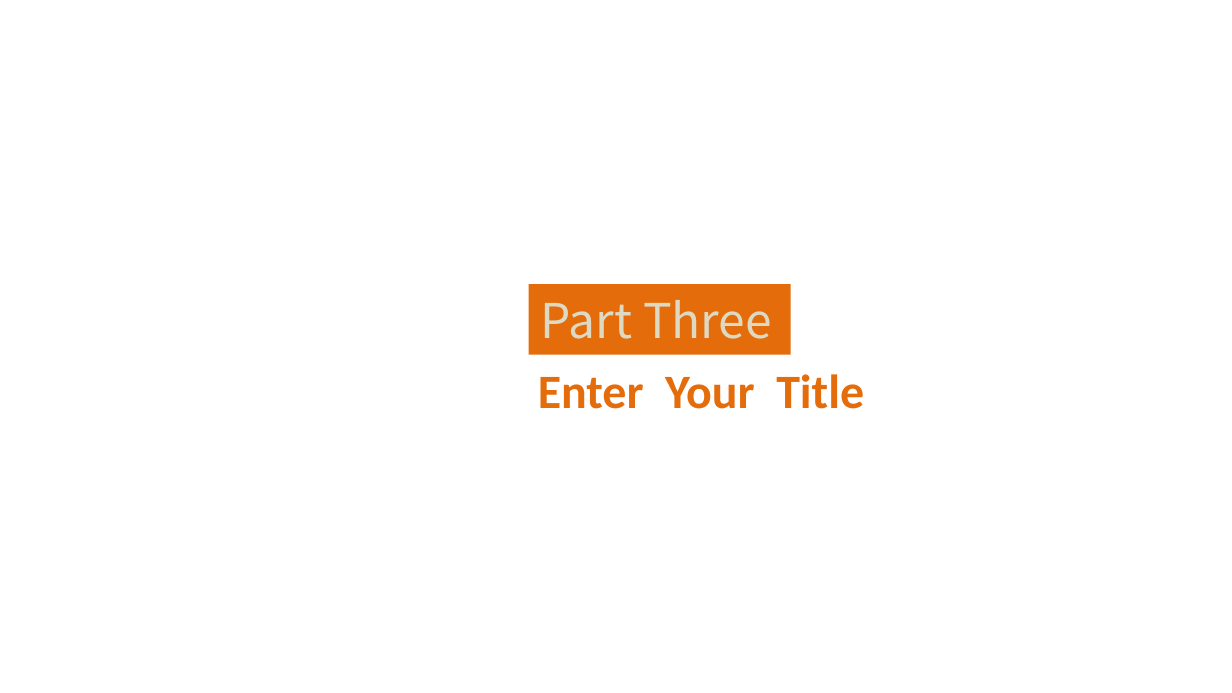
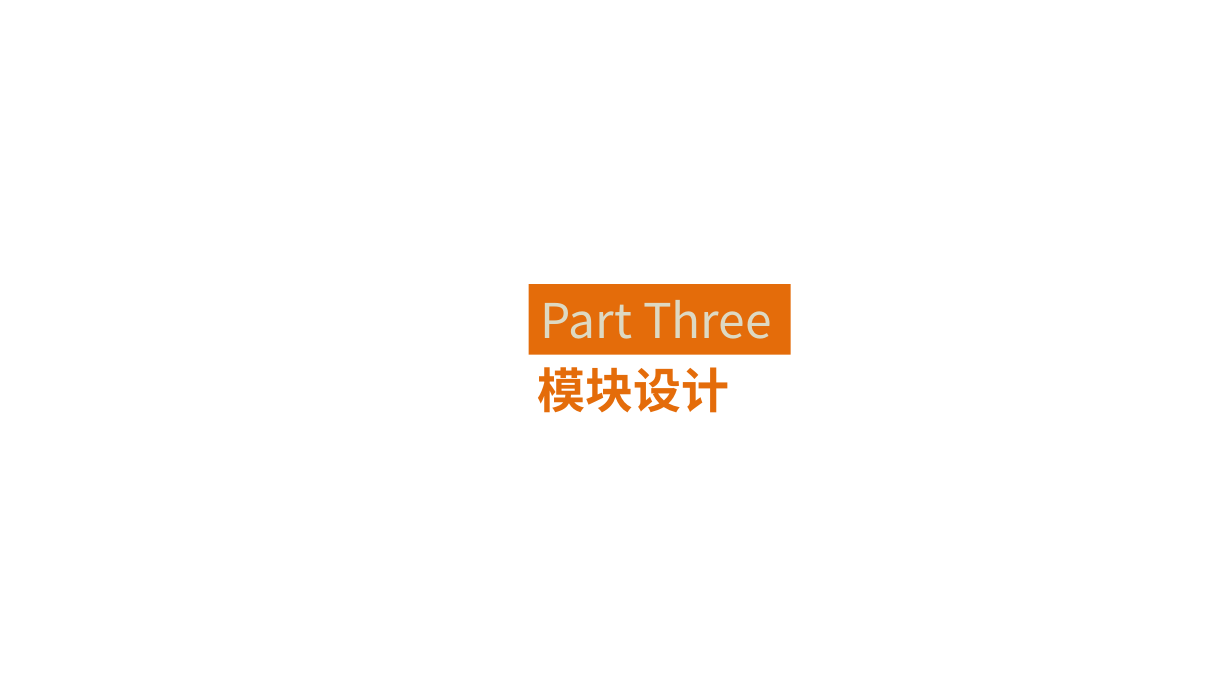
Before and after one commit to PaulingZhou/GraduationDesign, a slide deck: slide 10 of 答辩ppt.pptx (slide 11 before the commit). Drawn at 1232x693 pixels with LibreOffice and Linux fonts; fonts in the diff are those of the drawing; background and template pictures are left out. Boxes give left, top, right and bottom in pixels: in the first picture for what was removed or moved away, otherwise in the second. Text is boxed around its words. In the diff, an @@ line names an element or a change of style, - is before the commit and + after.

```diff
--- a/答辩ppt.pptx
+++ b/答辩ppt.pptx
@@ text at (x1=538, y1=367, x2=729, y2=413): text changed @@
-Enter Your Title
+模块设计
```
Also in this commit, not shown: 12 other slides changed, 6 slides added, 4 slides removed, 16 other files.
